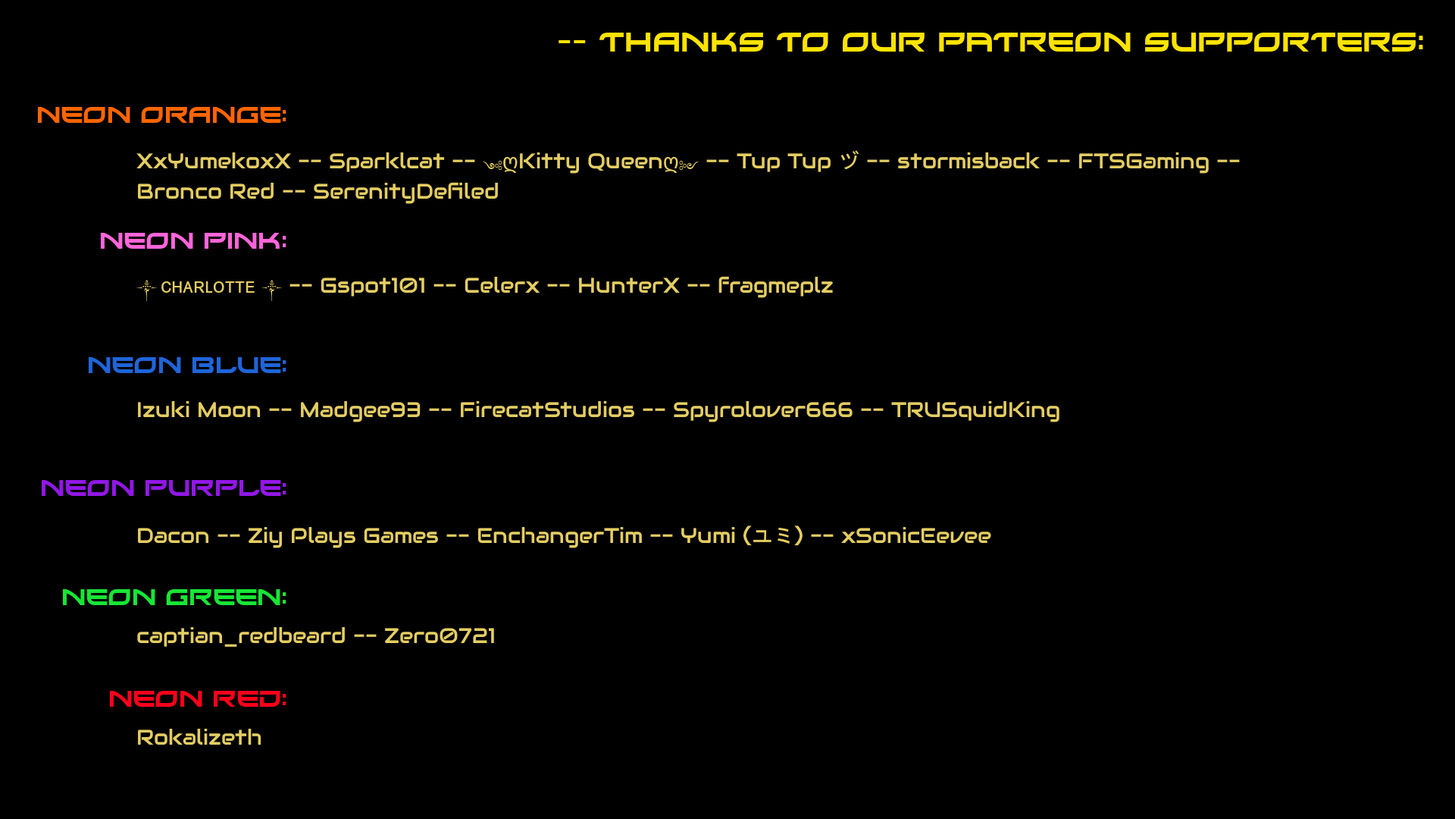
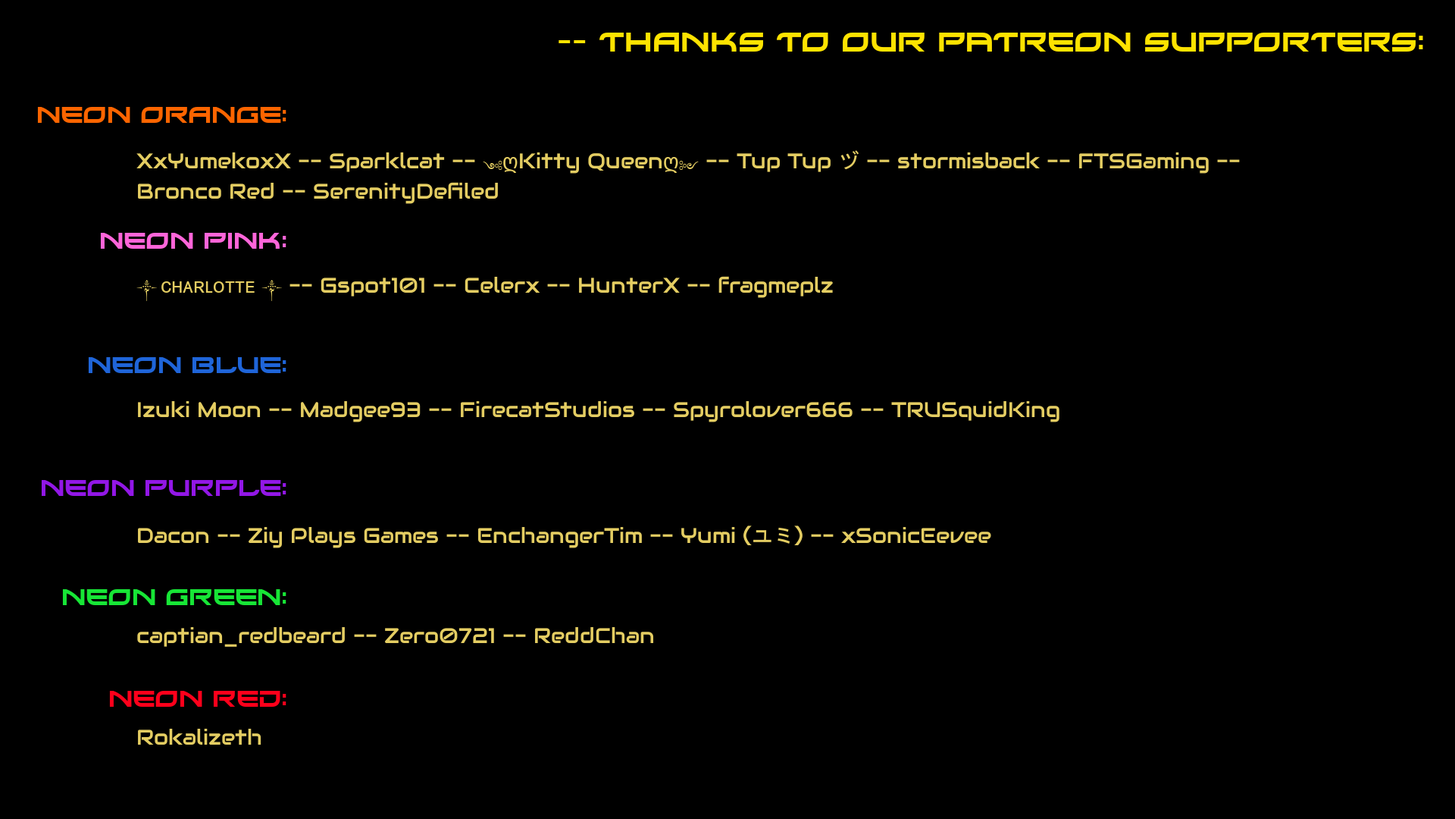
Two versions of the same layered image (1455x819). Layer-by-layer changes:
renamed "captian_redbeard -- Zero0721" to "captian_redbeard -- Zero0721 -...", painted on it over [503, 626, 655, 643]
